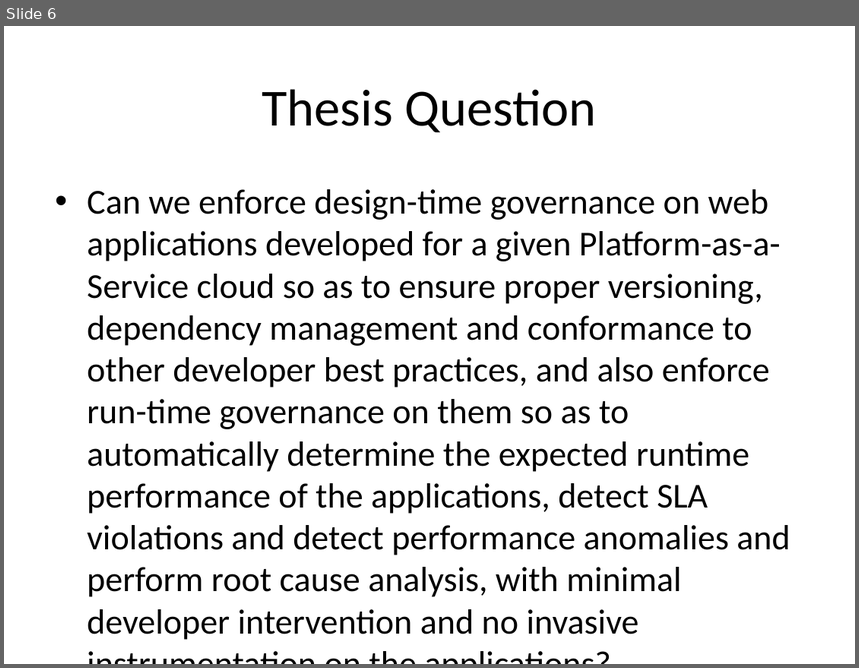
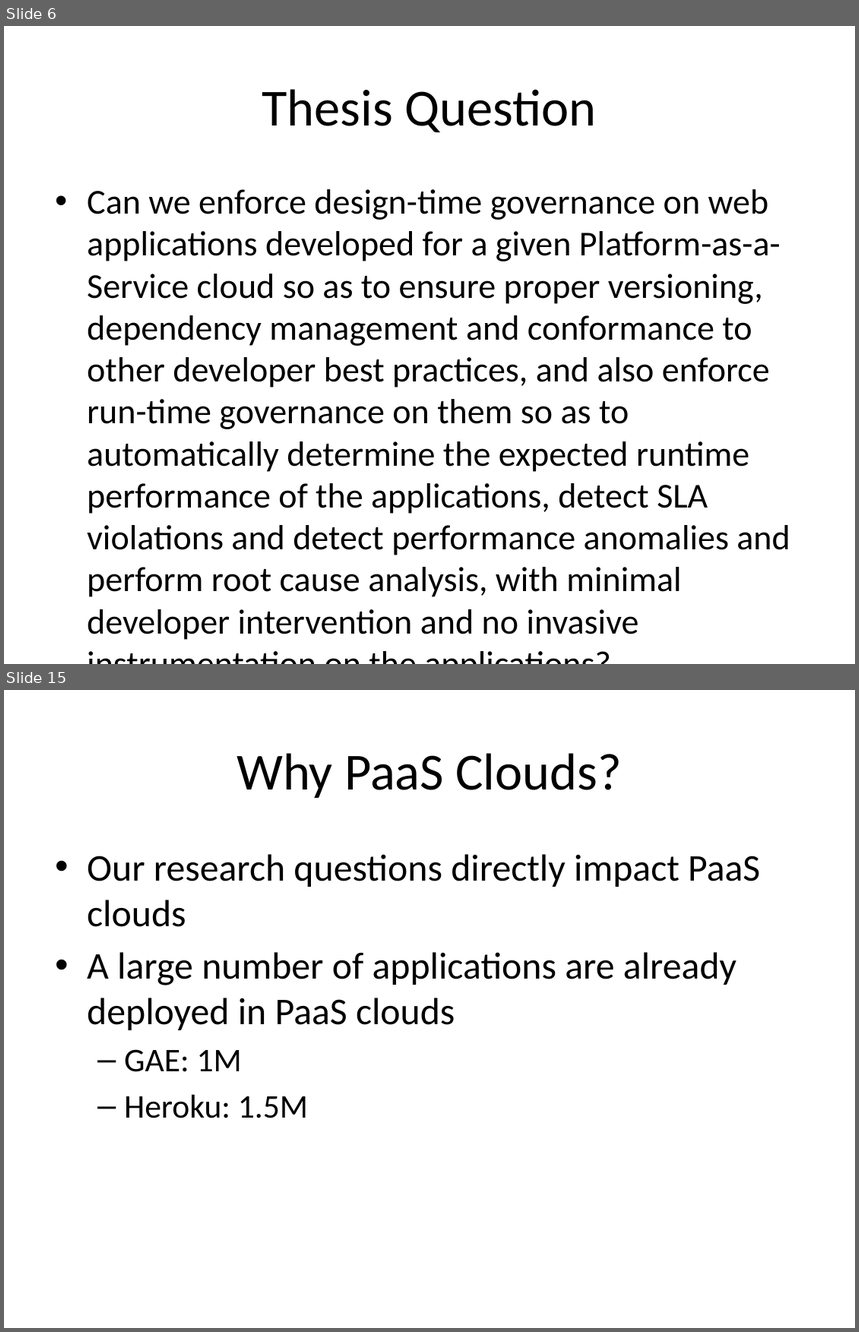
Before and after one commit to Dithn/eager-appscale, a slide deck: Eager/elk-experiment/appserver/system_design.pptx. Shown one above the other, each under a label of ours: slide 6 before the commit, slides 6 and 15 after it; the slides between them are not shown. The pictures are 859x668 and 859x1332 pixels, drawn with LibreOffice and Linux fonts; fonts in the diff are those of the drawing. Boxes give left, top, right and bottom in pixels: in the first picture for what was removed or moved away, otherwise in the second. Text is boxed around its words. In the diff, an @@ line names an element or a change of style, - is before the commit and + after.

```diff
--- a/Eager/elk-experiment/appserver/system_design.pptx
+++ b/Eager/elk-experiment/appserver/system_design.pptx
@@ slide 15 added at <box>4,690,855,1328</box>, background #FFFFFF @@
@@ title added at <box>237,753,622,798</box>, 44 pt, text #000000 @@
+Why PaaS Clouds?
@@ text added at <box>87,854,760,1119</box>, 32 pt, text #000000 @@
+• Our research questions directly impact PaaS clouds
+• A large number of applications are already deployed in PaaS clouds
+  – GAE: 1M
+  – Heroku: 1.5M
```
Also in this commit, not shown: 9 other slides added.
